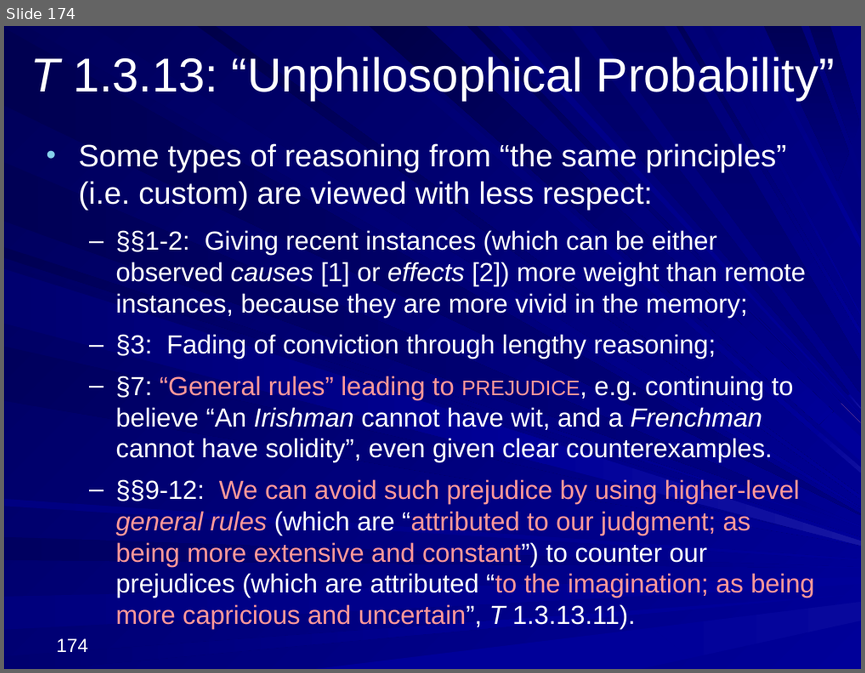
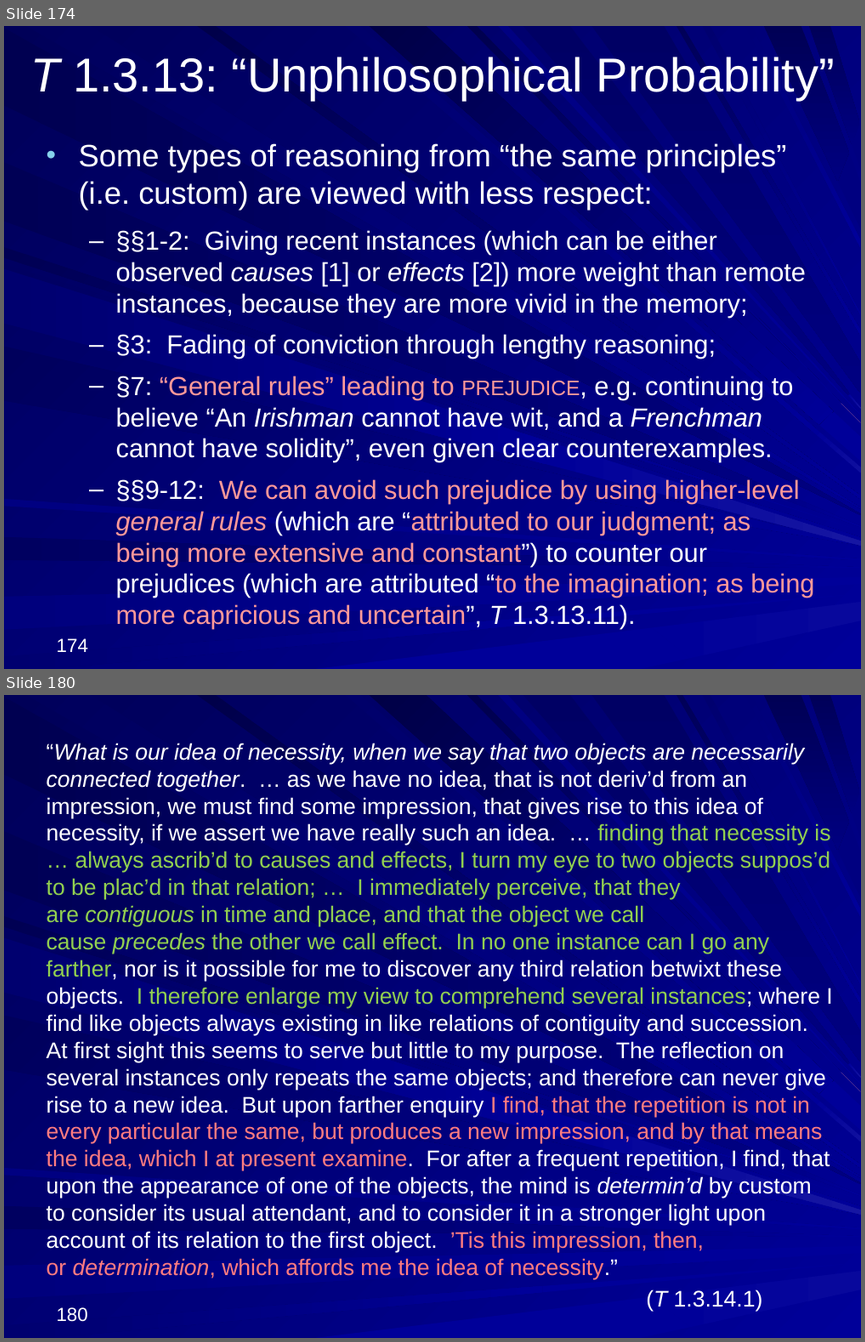
Before and after one commit to englishphilosophy/hume-texts-online, a slide deck: teaching/lectures/2025_Hume_MT_current.pptx. Shown one above the other, each under a label of ours: slide 174 before the commit, slides 174 and 180 after it; the slides between them are not shown. The pictures are 865x673 and 865x1342 pixels, drawn with LibreOffice and Linux fonts; fonts in the diff are those of the drawing. Boxes give left, top, right and bottom in pixels: in the first picture for what was removed or moved away, otherwise in the second. Text is boxed around its words. In the diff, an @@ line names an element or a change of style, - is before the commit and + after.

```diff
--- a/teaching/lectures/2025_Hume_MT_current.pptx
+++ b/teaching/lectures/2025_Hume_MT_current.pptx
@@ slide 180 added at bbox=[4, 695, 861, 1338], background gradient #000078 to #000099; not listed: 37 template elements that a slide beside it also shows @@
@@ text added at bbox=[46, 743, 832, 1311], 19 pt, text #FFFFFF @@
+“What is our idea of necessity, when we say that two objects are necessarily connected together. … as we have no idea, that is not deriv’d from an impression, we must find some impression, that gives rise to this idea of necessity, if we assert we have really such an idea. … finding that necessity is … always ascrib’d to causes and effects, I turn my eye to two objects suppos’d to be plac’d in that relation; … I immediately perceive, that they are contiguous in time and place, and that the object we call cause precedes the other we call effect. In no one instance can I go any farther, nor is it possible for me to discover any third relation betwixt these objects. I therefore enlarge my view to comprehend several instances; where I find like objects always existing in like relations of contiguity and succession. At first sight this seems to serve but little to my purpose. The reflection on several instances only repeats the same objects; and therefore can never give rise to a new idea. But upon farther enquiry I find, that the repetition is not in every particular the same, but produces a new impression, and by that means the idea, which I at present examine. For after a frequent repetition, I find, that upon the appearance of one of the objects, the mind is determin’d by custom to consider its usual attendant, and to consider it in a stronger light upon account of its relation to the first object. ’Tis this impression, then, or determination, which affords me the idea of necessity.”
+(T 1.3.14.1)
@@ page number added at bbox=[57, 1307, 88, 1321], 16 pt, text #FFFFFF @@
+180
```
Also in this commit, not shown: 1 slide changed, 47 other slides added, 2 other files.
